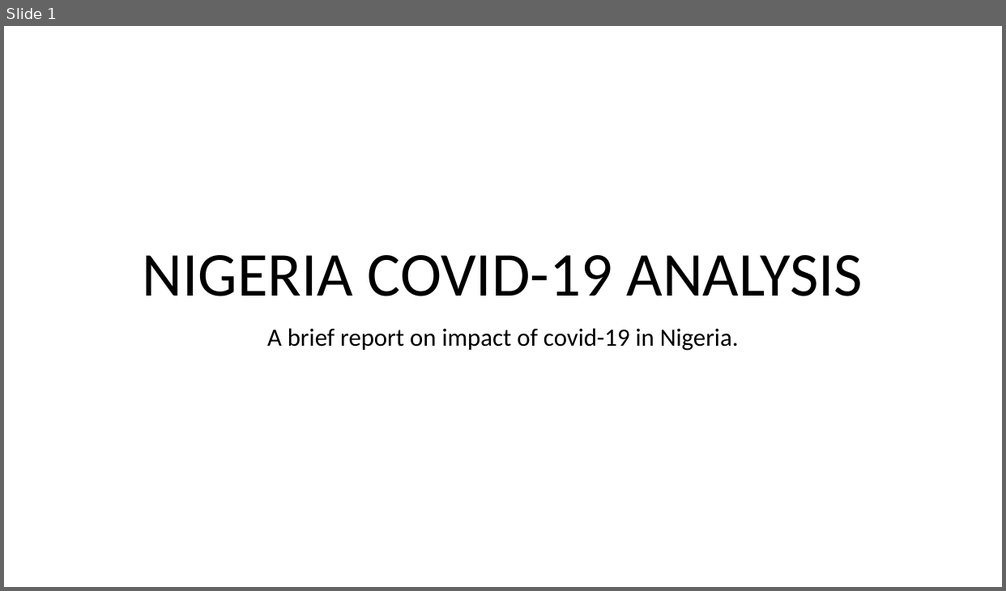
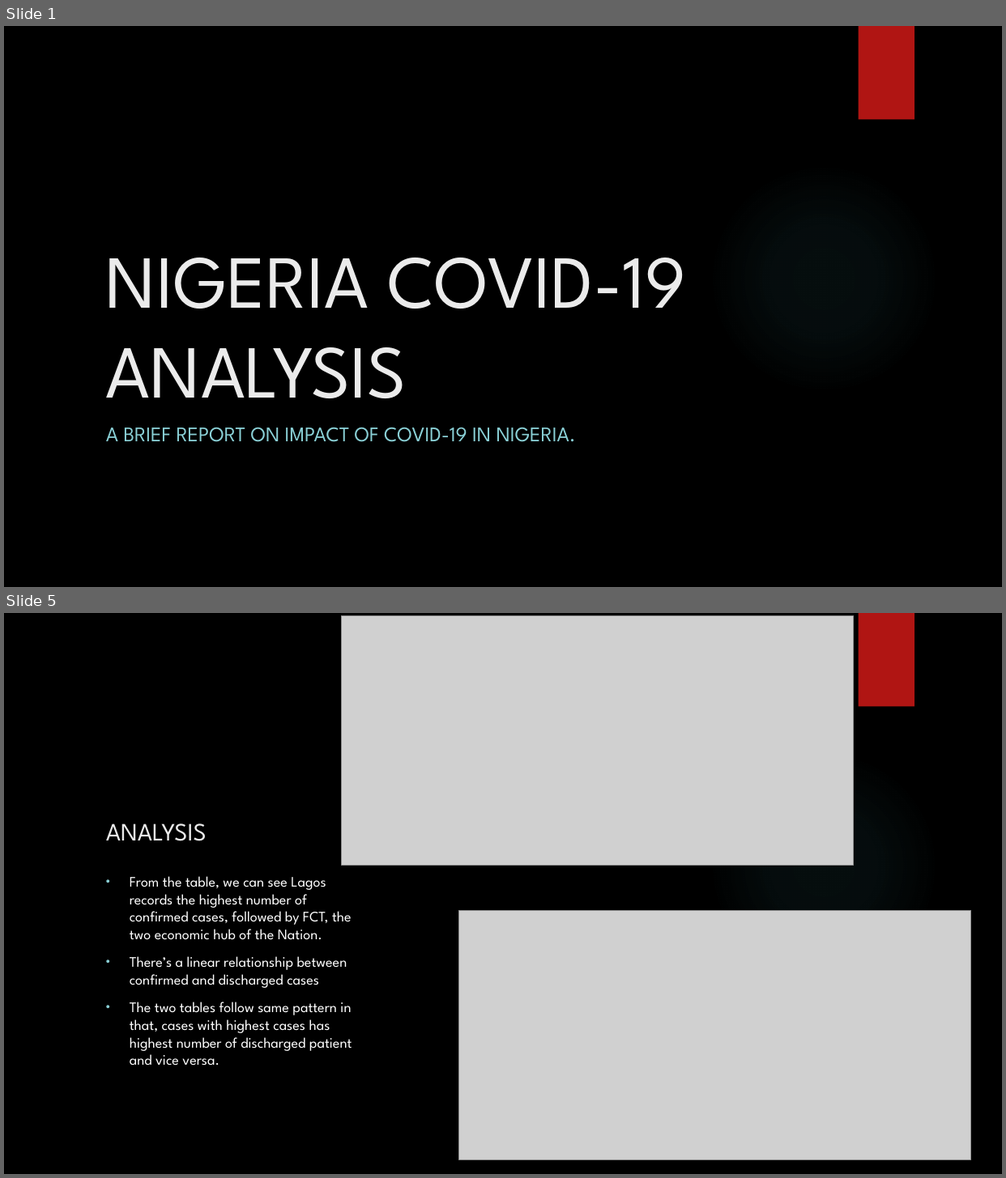
Before and after one commit to muhahahmad68/Nigeria-COVID-19-Data-Analysis-Using-Python, a slide deck: NIGERIA COVID-19 ANALYSIS.pptx. Shown one above the other, each under a label of ours: slide 1 before the commit, slides 1 and 5 after it; the slides between them are not shown. The pictures are 1006x591 and 1006x1178 pixels, drawn with LibreOffice and Linux fonts; fonts in the diff are those of the drawing; grey boxes stand for pictures; background and template pictures are left out. Boxes give left, top, right and bottom in pixels: in the first picture for what was removed or moved away, otherwise in the second. Text is boxed around its words. In the diff, an @@ line names an element or a change of style, - is before the commit and + after.

```diff
--- a/NIGERIA COVID-19 ANALYSIS.pptx
+++ b/NIGERIA COVID-19 ANALYSIS.pptx
@@ slide 5 added at (4,613,1002,1174), background picture (left out); not listed: 2 template elements that a slide beside it also shows @@
@@ picture added at (342,615,854,865) @@
@@ title added at (106,824,206,841), 24 pt, text #EBEBEB @@
+ANALYSIS
@@ text added at (130,876,352,1066), 14 pt, text #FFFFFF @@
+• From the table, we can see Lagos records the highest number of confirmed cases, followed by FCT, the two economic hub of the Nation.
+• There’s a linear relationship between confirmed and discharged cases
+• The two tables follow same pattern in that, cases with highest cases has highest number of discharged patient and vice versa.
@@ picture added at (459,910,971,1160) @@
@@ slide 1 changed as well @@
@@ background #FFFFFF to picture (left out) @@
@@ rectangle added at (859,26,914,120), fill #B01513 @@
@@ title "NIGERIA COVID-19 ANALYSIS": place and size @@
-title "NIGERIA COVID-19 ANALYSIS" at (143,255,863,297)
+title "NIGERIA COVID-19 ANALYSIS" at (106,258,687,399)
@@ title "NIGERIA COVID-19 ANALYSIS" at (106,258,687,399): size 60 to 72 pt, font Calibri to League Spartan, text colour #000000 to #EBEBEB; alignment centre to left; line spacing 0.9 to 1 @@
@@ ellipse added at (709,163,939,394), fill gradient #50B9C1 @@
@@ subtitle at (106,427,576,442): text changed; size 24 to 20 pt; font Calibri to League Spartan; text colour #000000 to #8AD0D6 @@
-A brief report on impact of covid-19 in Nigeria.
+A BRIEF REPORT ON IMPACT OF COVID-19 IN NIGERIA.
```
Also in this commit, not shown: 6 other slides changed, 4 other slides added, 1 slide removed, 2 other files.
